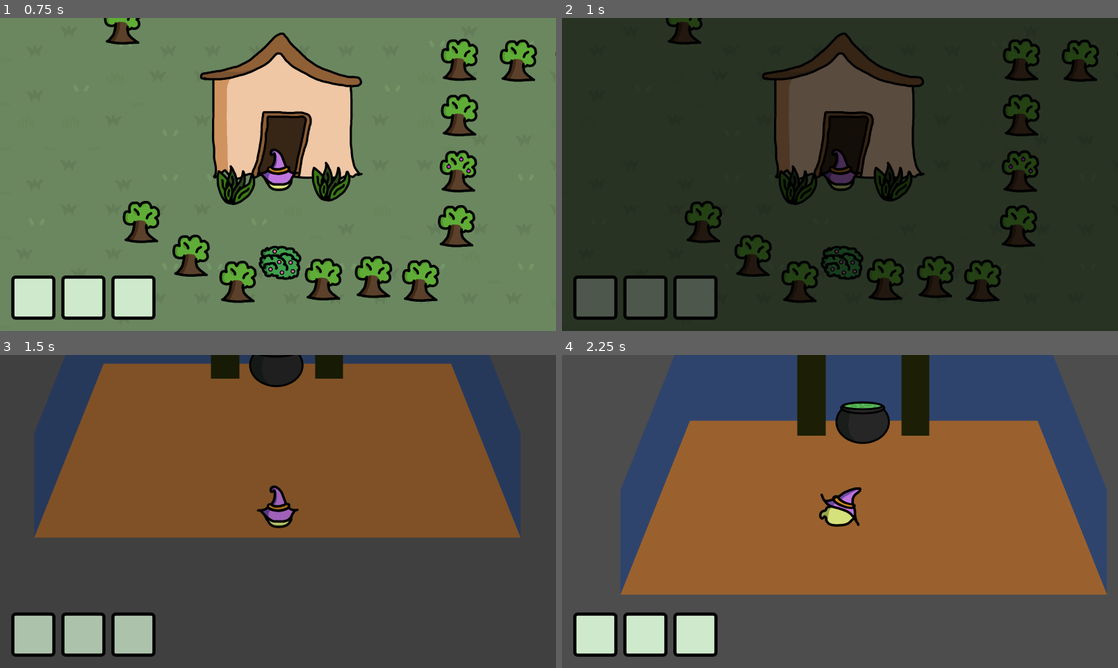
Above: before the commit, frames 1-4 (two rows, left to right).
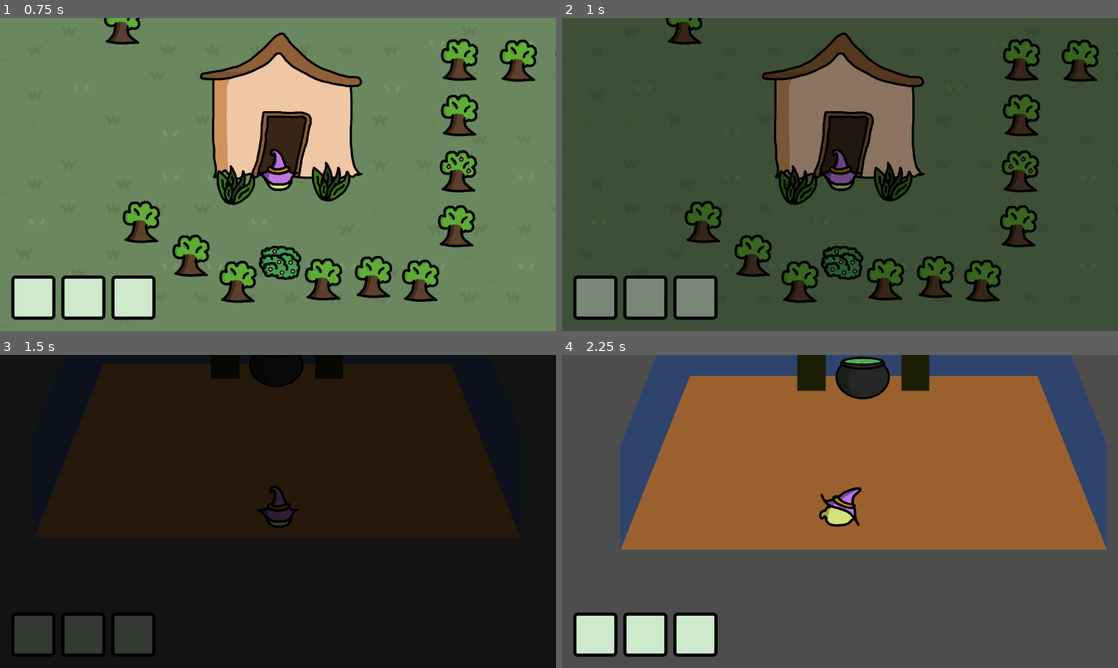
Above: after the commit, the same moments.

Repository: magpiearmy/witch
Game: Godot game, scene res://Scenes/main.tscn
The game is run twice, just before and just after one commit, with the same random seed, the same clock (stepped at 60 frames per second) and the same inputs.
Inputs:
- Up to frame 1 (0.75 s): tap Enter at 0.5 s; hold Up (playerUp) from 0.53 s (still down); hold Space (interact) from 0.53 s (still down)
- Up to frame 2 (1 s): keep holding Up (playerUp); keep holding Space (interact)
- Up to frame 3 (1.5 s): keep holding Up (playerUp); release Space (interact) at 1.28 s; tap Ctrl (playerRun) at 1.35 s
- Up to frame 4 (2.25 s): release Up (playerUp) at 2.03 s; hold Left (playerLeft) from 2.03 s (still down); hold Space (interact) from 2.03 s (still down)

Frame 1 is identical in both runs. In frame 2, 90% of the frame differs, in the area x 0-100%, y 0-100%; in frame 3, 97%; in frame 4, 28%.

Commit message:
Commit scene_transition.gd.uid, tune fade duration to 0.6s
Co-Authored-By: Claude Sonnet 5 <noreply@anthropic.com>

Diff:
--- a/scripts/scene_transition.gd
+++ b/scripts/scene_transition.gd
@@ -4,7 +4,7 @@
 
 signal midpoint  ## fired while the screen is fully covered, after the swap runs
 
-var fade_duration := 0.4
+var fade_duration := 0.6
 
 var _rect: ColorRect
 var _busy := false
Not shown, added: scripts/scene_transition.gd.uid
